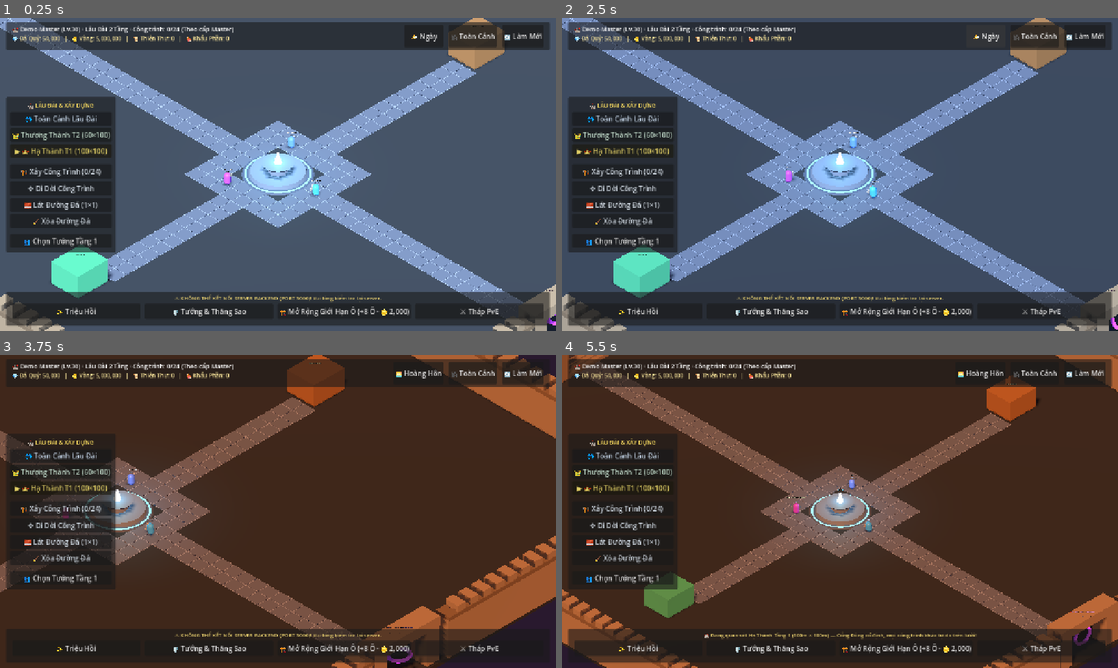
Above: before the commit, frames 1-4 (two rows, left to right).
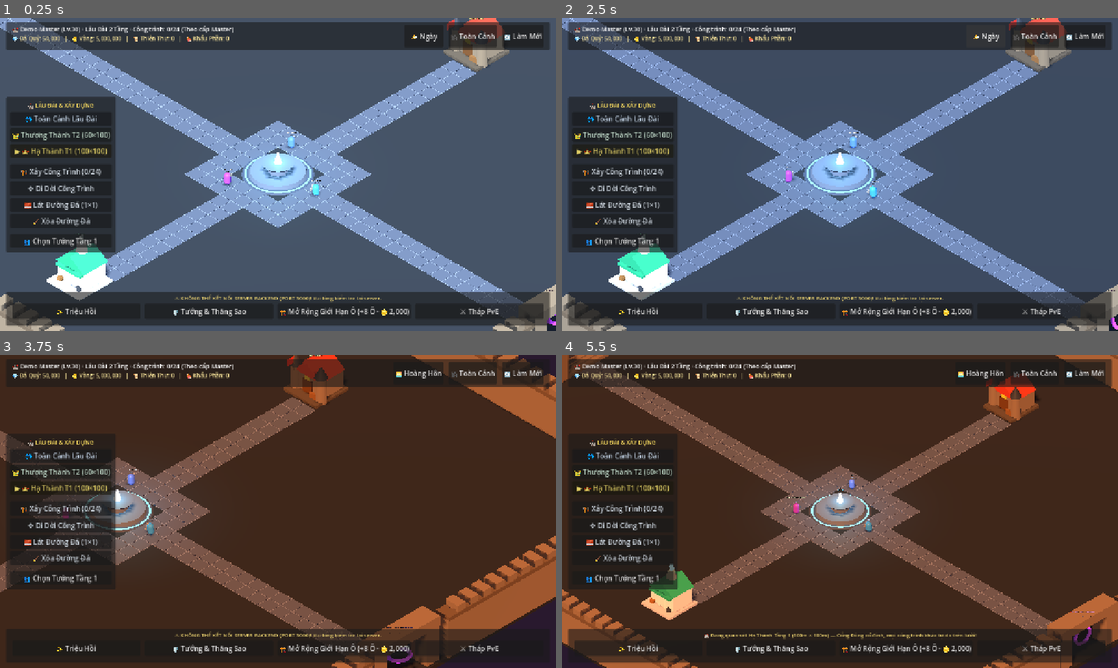
Above: after the commit, the same moments.

Repository: Zombie3012/infinity_gacha
Game: Godot game, scene res://scenes/base/isometric_base_3d.tscn
Same seed, same stepped clock (60 frames per second), same inputs: the game is played once before the commit and once after it.
Inputs (mouse positions are in pixels of both pictures, inside the frame that each line leads up to):
- Up to frame 1 (0.25 s): no input
- Up to frame 2 (2.5 s): click "🌤️ Ngày" at 0.5 s; click "🌅 Hoàng Hôn" at 1.25 s; click "🌙 Đêm" at 2 s
- Up to frame 3 (3.75 s): tap Enter at 2.75 s; move the mouse to (400, 495) at 2.77 s; hold D 2.78-3.5 s; tap R at 2.85 s; click (400, 495) at 2.92 s; drag from (166, 527) to (250, 574) at 3.52 s
- Up to frame 4 (5.5 s): click "🎥 Toàn Cảnh" at 4.25 s; move the mouse to (895, 442) at 5.02 s; hold D from 5.03 s (still down); tap Q at 5.1 s

The runs differ from the first frame. In frame 1, 1.7% of the frame differs, in the area x 8-92%, y 0-91%; in frame 2, 2.1%; in frame 3, 0.9%; in frame 4, 1.5%.

Commit message:
feat(base): build authentic medieval 3d architecture for barracks and infirmary

Diff:
--- a/client-godot/scenes/base/isometric_base_3d.gd
+++ b/client-godot/scenes/base/isometric_base_3d.gd
@@ -771,32 +771,277 @@
 				ob.material_override = ob_mat
 				altar_dais.add_child(ob)
 
-	# 9. Doanh Trại & Bệnh Xá (Movable 3x3 Grid Landmarks)
+	# 9. Authentic Medieval Architecture for BARRACKS & INFIRMARY (Movable 3x3 Grid Landmarks)
+	# 9A. BARRACKS (🛡️ Doanh Trại Quân Đội & Thăng Sao)
 	if barracks_mesh != null:
-		var b_box := BoxMesh.new()
-		b_box.size = Vector3(4.6, 3.2, 5.2)
-		barracks_mesh.mesh = b_box
+		barracks_mesh.mesh = null # Remove legacy plain block box
+		var old_bv := barracks_mesh.get_node_or_null("BarracksVisuals")
+		if old_bv != null:
+			old_bv.queue_free()
+
+		var bv := Node3D.new()
+		bv.name = "BarracksVisuals"
+		barracks_mesh.add_child(bv)
+
+		# Stone foundation plinth (5.6m x 0.4m x 5.6m)
+		var b_plinth := MeshInstance3D.new()
+		var bp_box := BoxMesh.new()
+		bp_box.size = Vector3(5.6, 0.4, 5.6)
+		b_plinth.mesh = bp_box
+		b_plinth.position = Vector3(0.0, 0.2, 0.0)
+		b_plinth.material_override = plinth_mat
+		bv.add_child(b_plinth)
+
+		# Main Garrison Fortress Hall (4.6m x 2.6m x 3.8m)
+		var b_hall := MeshInstance3D.new()
+		var bh_box := BoxMesh.new()
+		bh_box.size = Vector3(4.6, 2.6, 3.8)
+		b_hall.mesh = bh_box
+		b_hall.position = Vector3(0.0, 1.7, -0.5)
+		b_hall.material_override = wall_mat
+		bv.add_child(b_hall)
+
+		# Clay Gable Roof (4.9m x 1.7m x 4.2m)
+		var b_roof := MeshInstance3D.new()
+		var br_prism := PrismMesh.new()
+		br_prism.size = Vector3(4.9, 1.7, 4.2)
+		b_roof.mesh = br_prism
+		b_roof.position = Vector3(0.0, 3.85, -0.5)
+		var broof_mat := StandardMaterial3D.new()
+		broof_mat.albedo_color = Color(0.68, 0.25, 0.20) # Medieval Knight Clay Red Tiles
+		broof_mat.roughness = 0.70
+		b_roof.material_override = broof_mat
+		bv.add_child(b_roof)
+
+		# Twin Front Corner Watchtowers (Tháp canh gác góc mặt tiền)
+		for t_x in [-2.15, 2.15]:
+			var wt := MeshInstance3D.new()
+			var wt_cyl := CylinderMesh.new()
+			wt_cyl.top_radius = 0.65
+			wt_cyl.bottom_radius = 0.75
+			wt_cyl.height = 3.6
+			wt.mesh = wt_cyl
+			wt.position = Vector3(t_x, 1.8, 1.25)
+			wt.material_override = wall_mat
+			bv.add_child(wt)
+
+			var wt_cap := MeshInstance3D.new()
+			var wtc_cyl := CylinderMesh.new()
+			wtc_cyl.top_radius = 0.06
+			wtc_cyl.bottom_radius = 0.85
+			wtc_cyl.height = 1.6
+			wt_cap.mesh = wtc_cyl
+			wt_cap.position = Vector3(t_x, 4.4, 1.25)
+			wt_cap.material_override = spire_mat
+			bv.add_child(wt_cap)
+
+		# Reinforced Oak Gate (Cổng gỗ đai sắt trung cổ)
+		var b_gate := MeshInstance3D.new()
+		var bg_box := BoxMesh.new()
+		bg_box.size = Vector3(1.6, 2.0, 0.2)
+		b_gate.mesh = bg_box
+		b_gate.position = Vector3(0.0, 1.3, 1.42)
+		var bg_mat := StandardMaterial3D.new()
+		bg_mat.albedo_color = Color(0.38, 0.26, 0.16)
+		bg_mat.roughness = 0.82
+		b_gate.material_override = bg_mat
+		bv.add_child(b_gate)
+
+		# Golden Heraldic Shield & Crossed Swords Crest (Biểu tượng Khiên Hiệp Sĩ mạ vàng)
+		var b_shield := MeshInstance3D.new()
+		var bsh_box := BoxMesh.new()
+		bsh_box.size = Vector3(0.85, 1.05, 0.12)
+		b_shield.mesh = bsh_box
+		b_shield.position = Vector3(0.0, 2.75, 1.45)
+		var bsh_mat := StandardMaterial3D.new()
+		bsh_mat.albedo_color = Color(0.96, 0.82, 0.25)
+		bsh_mat.metallic = 0.75
+		bsh_mat.roughness = 0.32
+		bsh_mat.emission_enabled = true
+		bsh_mat.emission = Color(0.85, 0.65, 0.15)
+		bsh_mat.emission_energy_multiplier = 0.7
+		b_shield.material_override = bsh_mat
+		bv.add_child(b_shield)
+
+		# War Banner Mast (Cột quân kỳ cao 5.5m với lá cờ chiến phấp phới)
+		var b_mast := MeshInstance3D.new()
+		var bm_cyl := CylinderMesh.new()
+		bm_cyl.top_radius = 0.05
+		bm_cyl.bottom_radius = 0.08
+		bm_cyl.height = 5.2
+		b_mast.mesh = bm_cyl
+		b_mast.position = Vector3(-1.9, 2.6, 1.8)
+		b_mast.material_override = corbel_mat
+		bv.add_child(b_mast)
+
+		var b_flag := MeshInstance3D.new()
+		var bf_box := BoxMesh.new()
+		bf_box.size = Vector3(0.04, 0.95, 1.35)
+		b_flag.mesh = bf_box
+		b_flag.position = Vector3(-1.9, 4.6, 2.45)
+		var bflag_mat := StandardMaterial3D.new()
+		bflag_mat.albedo_color = Color(0.85, 0.20, 0.18)
+		b_flag.material_override = bflag_mat
+		bv.add_child(b_flag)
+
+		# Forecourt Weapon Rack & Training Dummy (Giá vũ khí & bia tập đánh)
+		var rack := MeshInstance3D.new()
+		var r_box := BoxMesh.new()
+		r_box.size = Vector3(1.2, 0.85, 0.35)
+		rack.mesh = r_box
+		rack.position = Vector3(1.4, 0.65, 1.8)
+		var rack_mat := StandardMaterial3D.new()
+		rack_mat.albedo_color = Color(0.48, 0.35, 0.22)
+		rack.material_override = rack_mat
+		bv.add_child(rack)
+
+		var bar_lbl: Label3D = barracks_mesh.get_node_or_null("BarracksLabel")
+		if bar_lbl != null:
+			bar_lbl.position = Vector3(0.0, 5.2, 0.0)
+
 	if barracks_body != null and barracks_body.has_node("CollisionShape3D"):
 		var b_shape: CollisionShape3D = barracks_body.get_node("CollisionShape3D")
 		var bs := BoxShape3D.new()
-		bs.size = Vector3(5.0, 3.6, 5.6)
+		bs.size = Vector3(5.6, 4.5, 5.6)
 		b_shape.shape = bs
-	var bar_lbl: Label3D = barracks_mesh.get_node_or_null("BarracksLabel")
-	if bar_lbl != null:
-		bar_lbl.position = Vector3(0.0, 2.4, 0.0)
-
+		b_shape.position = Vector3(0.0, 2.25, 0.0)
+
+	# 9B. INFIRMARY (✚ Bệnh Xá Thánh Điện & Hậu Cần Dược Liệu)
 	if infirmary_mesh != null:
-		var i_box := BoxMesh.new()
-		i_box.size = Vector3(4.6, 3.2, 5.2)
-		infirmary_mesh.mesh = i_box
+		infirmary_mesh.mesh = null # Remove legacy plain block box
+		var old_iv := infirmary_mesh.get_node_or_null("InfirmaryVisuals")
+		if old_iv != null:
+			old_iv.queue_free()
+
+		var iv := Node3D.new()
+		iv.name = "InfirmaryVisuals"
+		infirmary_mesh.add_child(iv)
+
+		# Polished Marble Foundation Plinth (5.6m x 0.4m x 5.6m)
+		var i_plinth := MeshInstance3D.new()
+		var ip_box := BoxMesh.new()
+		ip_box.size = Vector3(5.6, 0.4, 5.6)
+		i_plinth.mesh = ip_box
+		i_plinth.position = Vector3(0.0, 0.2, 0.0)
+		var iplinth_mat := StandardMaterial3D.new()
+		iplinth_mat.albedo_color = Color(0.72, 0.76, 0.80)
+		i_plinth.material_override = iplinth_mat
+		iv.add_child(i_plinth)
+
+		# Sanctuary Hall Body (4.5m x 2.6m x 3.8m)
+		var i_hall := MeshInstance3D.new()
+		var ih_box := BoxMesh.new()
+		ih_box.size = Vector3(4.5, 2.6, 3.8)
+		i_hall.mesh = ih_box
+		ih_box.material = null
+		i_hall.position = Vector3(0.0, 1.7, -0.4)
+		var ihall_mat := StandardMaterial3D.new()
+		ihall_mat.albedo_color = Color(0.86, 0.90, 0.92) # Pure White Sanctuary Stone
+		ihall_mat.roughness = 0.65
+		i_hall.material_override = ihall_mat
+		iv.add_child(i_hall)
+
+		# Healing Emerald Roof (4.8m x 1.6m x 4.2m)
+		var i_roof := MeshInstance3D.new()
+		var ir_prism := PrismMesh.new()
+		ir_prism.size = Vector3(4.8, 1.6, 4.2)
+		i_roof.mesh = ir_prism
+		i_roof.position = Vector3(0.0, 3.8, -0.4)
+		var iroof_mat := StandardMaterial3D.new()
+		iroof_mat.albedo_color = Color(0.18, 0.65, 0.48) # Emerald Green Healing Slate
+		iroof_mat.roughness = 0.62
+		i_roof.material_override = iroof_mat
+		iv.add_child(i_roof)
+
+		# Arched Portico Columns (Hàng cột vòm mặt tiền)
+		for col_x in [-1.8, -0.6, 0.6, 1.8]:
+			var col := MeshInstance3D.new()
+			var c_cyl := CylinderMesh.new()
+			c_cyl.top_radius = 0.16
+			c_cyl.bottom_radius = 0.22
+			c_cyl.height = 2.4
+			col.mesh = c_cyl
+			col.position = Vector3(col_x, 1.4, 1.45)
+			col.material_override = ihall_mat
+			iv.add_child(col)
+
+		# Portico Canopy Roof (Mái hiên vòm)
+		var canopy := MeshInstance3D.new()
+		var can_box := BoxMesh.new()
+		can_box.size = Vector3(4.2, 0.28, 1.2)
+		canopy.mesh = can_box
+		canopy.position = Vector3(0.0, 2.68, 1.45)
+		canopy.material_override = iroof_mat
+		iv.add_child(canopy)
+
+		# Central Healing Cupola Spire (Chóp tháp ngọc bích trung tâm)
+		var spire_dome := MeshInstance3D.new()
+		var sd_cyl := CylinderMesh.new()
+		sd_cyl.top_radius = 0.55
+		sd_cyl.bottom_radius = 0.75
+		sd_cyl.height = 1.1
+		spire_dome.mesh = sd_cyl
+		spire_dome.position = Vector3(0.0, 4.95, -0.4)
+		spire_dome.material_override = ihall_mat
+		iv.add_child(spire_dome)
+
+		# Levitating Glowing Emerald Healing Cross (Thánh Giá Trị Liệu 3D phát sáng lơ lửng)
+		var cross_root := Node3D.new()
+		cross_root.position = Vector3(0.0, 6.2, -0.4)
+
+		var cross_v := MeshInstance3D.new()
+		var cv_box := BoxMesh.new()
+		cv_box.size = Vector3(0.24, 1.15, 0.24)
+		cross_v.mesh = cv_box
+		var cross_mat := StandardMaterial3D.new()
+		cross_mat.albedo_color = Color(0.35, 1.0, 0.65)
+		cross_mat.emission_enabled = true
+		cross_mat.emission = Color(0.22, 0.95, 0.55)
+		cross_mat.emission_energy_multiplier = 2.4
+		cross_v.material_override = cross_mat
+		cross_root.add_child(cross_v)
+
+		var cross_h := MeshInstance3D.new()
+		var ch_box := BoxMesh.new()
+		ch_box.size = Vector3(0.85, 0.24, 0.24)
+		cross_h.mesh = ch_box
+		cross_h.material_override = cross_mat
+		cross_root.add_child(cross_h)
+		iv.add_child(cross_root)
+
+		# Logistics & Apothecary Staging Area (Bao lương thực, thùng gỗ tiếp tế & vạc sắc thuốc)
+		var crate1 := MeshInstance3D.new()
+		var cr1_box := BoxMesh.new()
+		cr1_box.size = Vector3(0.55, 0.55, 0.55)
+		crate1.mesh = cr1_box
+		crate1.position = Vector3(-1.6, 0.65, 1.7)
+		var cr_mat := StandardMaterial3D.new()
+		cr_mat.albedo_color = Color(0.58, 0.42, 0.25)
+		crate1.material_override = cr_mat
+		iv.add_child(crate1)
+
+		var cauldron := MeshInstance3D.new()
+		var ca_cyl := CylinderMesh.new()
+		ca_cyl.top_radius = 0.35
+		ca_cyl.bottom_radius = 0.28
+		ca_cyl.height = 0.52
+		cauldron.mesh = ca_cyl
+		cauldron.position = Vector3(1.6, 0.62, 1.7)
+		var ca_mat := StandardMaterial3D.new()
+		ca_mat.albedo_color = Color(0.25, 0.28, 0.32)
+		cauldron.material_override = ca_mat
+		iv.add_child(cauldron)
+
+		var inf_lbl: Label3D = infirmary_mesh.get_node_or_null("InfirmaryLabel")
+		if inf_lbl != null:
+			inf_lbl.position = Vector3(0.0, 7.2, 0.0)
+
 	if infirmary_body != null and infirmary_body.has_node("CollisionShape3D"):
 		var i_shape: CollisionShape3D = infirmary_body.get_node("CollisionShape3D")
 		var ishape := BoxShape3D.new()
-		ishape.size = Vector3(5.0, 3.6, 5.6)
+		ishape.size = Vector3(5.6, 4.5, 5.6)
 		i_shape.shape = ishape
-	var inf_lbl: Label3D = infirmary_mesh.get_node_or_null("InfirmaryLabel")
-	if inf_lbl != null:
-		inf_lbl.position = Vector3(0.0, 2.4, 0.0)
+		i_shape.position = Vector3(0.0, 2.25, 0.0)
 
 func _setup_landmark_metadata() -> void:
 	bonfire_body.set_meta("interactable_type", "LANDMARK")
@@ -1252,17 +1497,17 @@
 			altar_body.position = a_pos
 
 	# 3. BARRACKS
-	var b_entry: Dictionary = _grid_structures.get("BARRACKS", { "gx": 23, "gz": 11, "rot": 0 })
-	var b_pos := _grid_footprint_to_world_center(int(b_entry.get("gx", 23)), int(b_entry.get("gz", 11)), Vector2i(3, 3))
+	var b_entry: Dictionary = _grid_structures.get("BARRACKS", { "gx": 23, "gz": 6, "rot": 0 })
+	var b_pos := _grid_footprint_to_world_center(int(b_entry.get("gx", 23)), int(b_entry.get("gz", 6)), Vector2i(3, 3))
 	if barracks_mesh != null:
-		barracks_mesh.position = b_pos + Vector3(0.0, 1.6, 0.0)
+		barracks_mesh.position = b_pos
 		barracks_mesh.rotation_degrees.y = float(int(b_entry.get("rot", 0)))
 
 	# 4. INFIRMARY
-	var i_entry: Dictionary = _grid_structures.get("INFIRMARY", { "gx": 23, "gz": 36, "rot": 0 })
-	var i_pos := _grid_footprint_to_world_center(int(i_entry.get("gx", 23)), int(i_entry.get("gz", 36)), Vector2i(3, 3))
+	var i_entry: Dictionary = _grid_structures.get("INFIRMARY", { "gx": 23, "gz": 40, "rot": 0 })
+	var i_pos := _grid_footprint_to_world_center(int(i_entry.get("gx", 23)), int(i_entry.get("gz", 40)), Vector2i(3, 3))
 	if infirmary_mesh != null:
-		infirmary_mesh.position = i_pos + Vector3(0.0, 1.6, 0.0)
+		infirmary_mesh.position = i_pos
 		infirmary_mesh.rotation_degrees.y = float(int(i_entry.get("rot", 0)))
 
 	# 5. All 48 Plot Nodes
